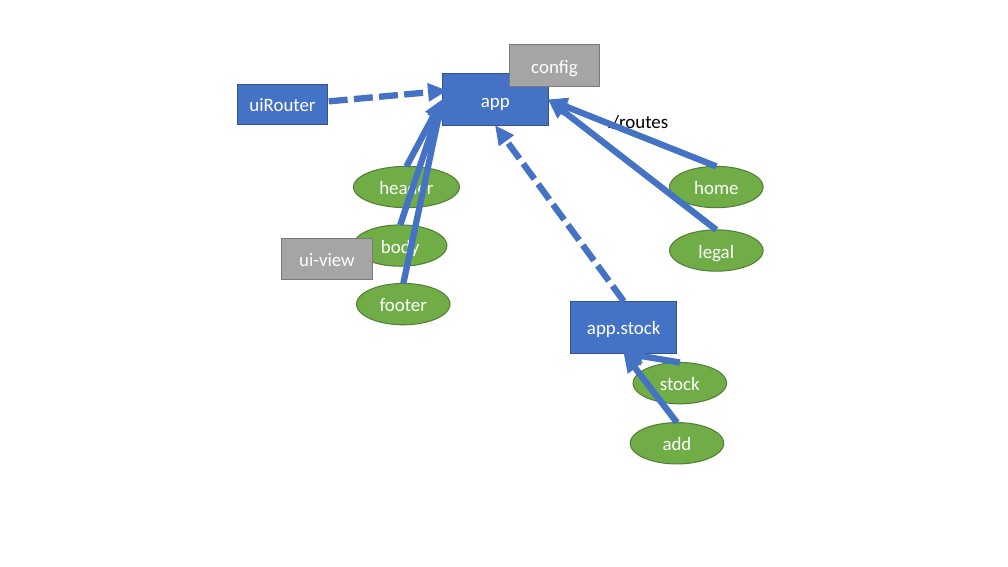
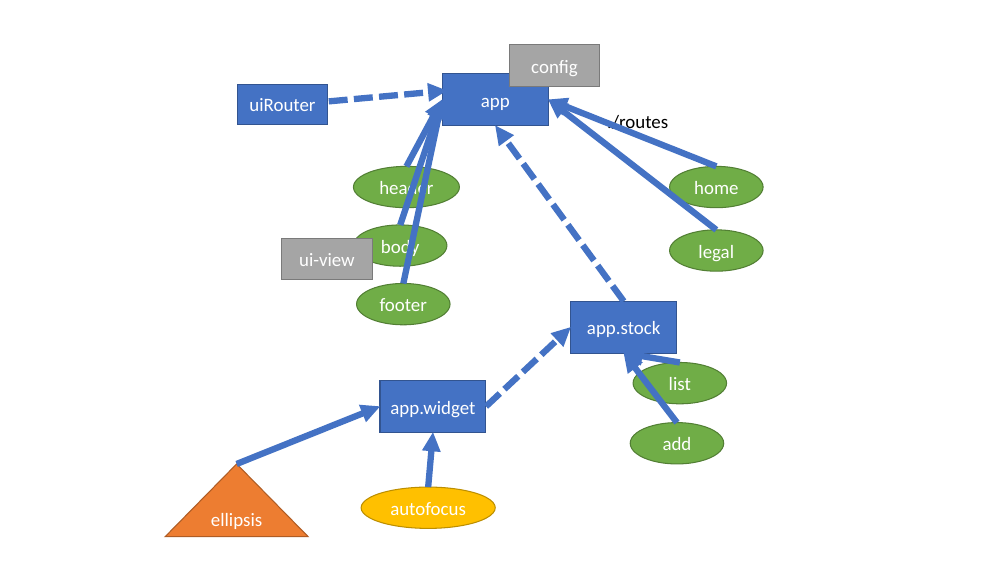
Before and after one commit to jlg-formation/fan-oct-2021, a slide deck: slide 15 of notes.pptx (slide 16 before the commit). Drawn at 1008x567 pixels with LibreOffice and Linux fonts; fonts in the diff are those of the drawing. Boxes give left, top, right and bottom in pixels: in the first picture for what was removed or moved away, otherwise in the second. Text is boxed around its words. In the diff, an @@ line names an element or a change of style, - is before the commit and + after.

```diff
--- a/notes.pptx
+++ b/notes.pptx
@@ arrow added from (486, 407) to (571, 327), #4472C4 6 pt dashed @@
@@ rectangle added at <box>380,380,486,433</box>, fill #4472C4, outline #325491 1 pt, 18 pt, text #FFFFFF @@
+app.widget
@@ text in ellipse at <box>669,377,691,390</box>: text changed @@
-stock
+list
@@ arrow added from (237, 464) to (380, 407), #4472C4 6 pt @@
@@ arrow added from (428, 487) to (433, 433), #4472C4 6 pt @@
@@ triangle added at <box>166,464,309,537</box>, fill #ED7D31, outline #AF5C24 1 pt, 18 pt, text #FFFFFF @@
+ellipsis
@@ ellipse added at <box>361,487,495,529</box>, fill #FFC000, outline #BD8E00 1 pt, 18 pt, text #FFFFFF @@
+autofocus
```
Also in this commit, not shown: 3 other slides changed, 3 slides added.
